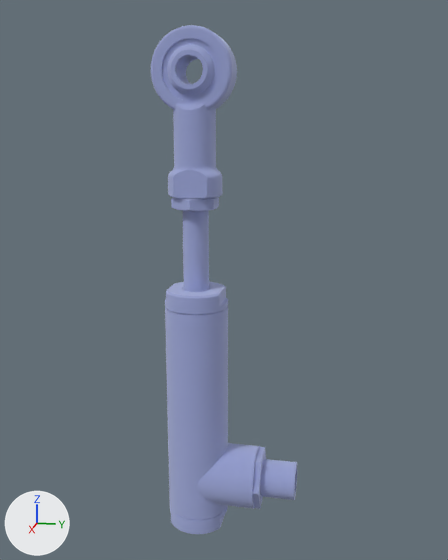
The glTF model public/assets/3d/11.gltf: old version first, new version second.
Rendered twice from a 50 mm camera at (0.1844, 0.0458, 0.0902) aimed at (-0.0017, 0.0085, 0.0436). Every picture has the same lights, and +X, +Y and +Z are marked at lower left. The picture after the commit comes second. Where no turn or scale is listed for an object, it has been applied to the vertices.

The first picture shows '000401.10.10 \\X2\\041f04300442044004430431043e043a\\X0\\_0..10', '000401.11.14 \\X2\\042804420443044604350440\\X0\\ \\X2\\041c\\X0\\16\\X2\\0445\\X0\\1,5', '000401.20.11 \\X2\\041d0430043f044004300432043b044f044e04490430044f\\X0\\_0..10', '000401.40.01 \\X2\\041f043e0434\\X0\\ \\X2\\043a043b044e0447\\X0\\', '000401.40.01 \\X2\\041f043e0434\\X0\\ \\X2\\043a043b044e0447\\X0\\001', '\\X2\\0413041e04210422\\X0\\ 5916-70_\\X2\\041304300439043a0430\\X0\\ M8 \\X2\\0413041e04210422\\X0\\ 5916-70', '\\X2\\041704300433043b04430448043a0430\\X0\\ \\X2\\044004300437044a0451043c0430\\X0\\', '\\X2\\042004300437044a0435043c\\X0\\ \\X2\\041c\\X0\\16\\X2\\0445\\X0\\1,5', '\\X2\\042804300440043d04380440043d0430044f\\X0\\ \\X2\\0433043e043b043e0432043a0430\\X0\\ GISW009', '\\X2\\042804300440043d04380440043d0430044f\\X0\\ \\X2\\0433043e043b043e0432043a0430\\X0\\ GISW8'.
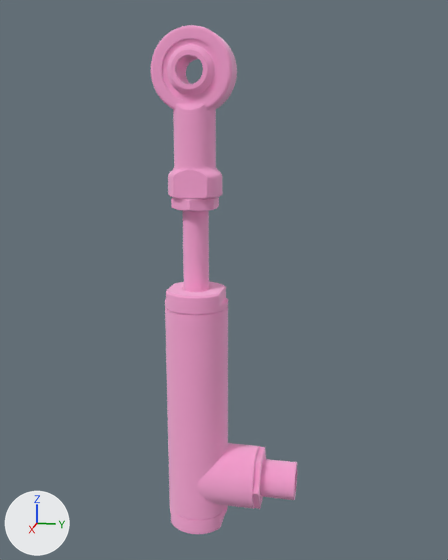
Diff of the bpy script that builds the scene:
```diff
--- a/public/assets/3d/11.gltf.py
+++ b/public/assets/3d/11.gltf.py
@@ mat_mat_0 @@
 mat_mat_0 = principled_material('mat_0')
-mat_mat_0.base_color = (0.591, 0.638, 0.855)  # pale blue #cad1ee
+mat_mat_0.base_color = (255.0, 0.638, 0.855)  # pink #ffd1ee
 mat_mat_0.metallic = 1.0
```

Where the change shows, as pixel boxes [x1, y1, x2, y2] in the pictures (448 x 560 px):
'000401.10.10 \\X2\\041f04300442044004430431043e043a\\X0\\_0..10', recoloured (pale blue to pink): [165, 307, 228, 520] in both
'\\X2\\042804300440043d04380440043d0430044f\\X0\\ \\X2\\0433043e043b043e0432043a0430\\X0\\ GISW009', recoloured (pale blue to pink): [151, 25, 237, 198] in both
'000401.11.14 \\X2\\042804420443044604350440\\X0\\ \\X2\\041c\\X0\\16\\X2\\0445\\X0\\1,5', recoloured (pale blue to pink): [197, 443, 260, 509] in both
'000401.20.11 \\X2\\041d0430043f044004300432043b044f044e04490430044f\\X0\\_0..10', recoloured (pale blue to pink): [183, 211, 209, 292] in both
'\\X2\\042004300437044a0435043c\\X0\\ \\X2\\041c\\X0\\16\\X2\\0445\\X0\\1,5', recoloured (pale blue to pink): [252, 447, 297, 509] in both
'000401.40.01 \\X2\\041f043e0434\\X0\\ \\X2\\043a043b044e0447\\X0\\', recoloured (pale blue to pink): [165, 282, 228, 315] in both
'\\X2\\042804300440043d04380440043d0430044f\\X0\\ \\X2\\0433043e043b043e0432043a0430\\X0\\ GISW8', recoloured (pale blue to pink): [167, 44, 214, 96] in both
'000401.40.01 \\X2\\041f043e0434\\X0\\ \\X2\\043a043b044e0447\\X0\\001', recoloured (pale blue to pink): [170, 506, 228, 534] in both
'\\X2\\0413041e04210422\\X0\\ 5916-70_\\X2\\041304300439043a0430\\X0\\ M8 \\X2\\0413041e04210422\\X0\\ 5916-70', recoloured (pale blue to pink): [171, 197, 219, 211] in both
'\\X2\\041704300433043b04430448043a0430\\X0\\ \\X2\\044004300437044a0451043c0430\\X0\\', recoloured: [294, 466, 297, 497] in both
